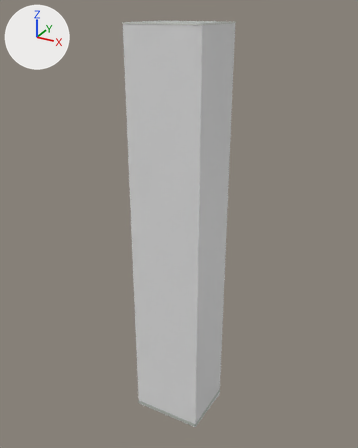
Renders of the glTF model public/models/buildings/osm-way-480849468.glb from each side of a commit.
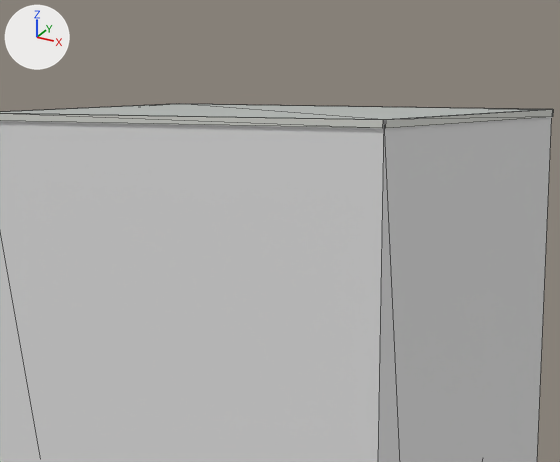
There are two pictures of each version: one whole from a camera (50 mm lens) standing at (20.3, -37.0, 39.1) and looking at (-0.4, 0.5, 20.4), one close up on the part from 35% to 66% of the width and 0% to 20% of the height. Every picture has the same lights, and +X, +Y and +Z are marked at upper left. The first two pictures are the older version. The close-ups show mesh edges as thin lines. Where no turn or scale is listed for an object, it has been applied to the vertices. Vertices at exactly the same position are counted once.

In view in the first close-up: 'reality 480849468 near reality aged pale plaster', 'reality 480849468 near reality flat weathered roof', 'reality 480849468 near reality pale aluminum sill'.
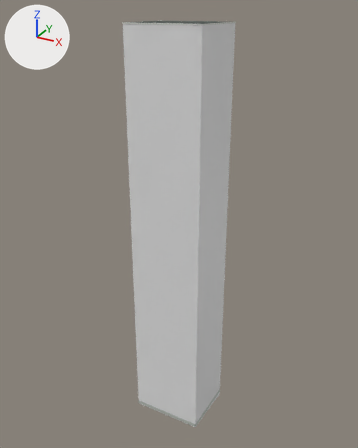
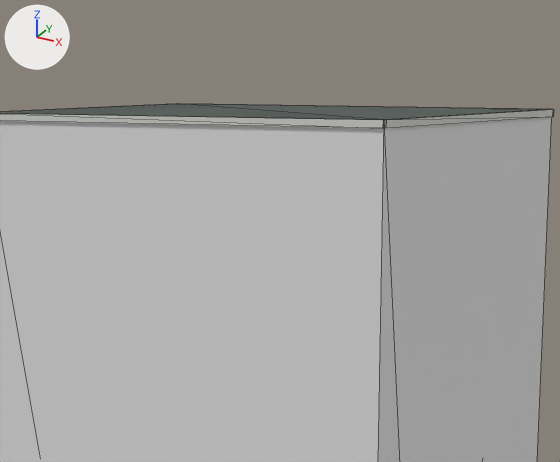
Pixel boxes [x1, y1, x2, y2] of what changed, in the close-ups (560 x 462 px):
'reality 480849468 near reality flat weathered roof', surface changed (darker)
    both: [0, 104, 551, 120]
part 1 of me_reality_480849468_near_reality_pale_aluminum_sill, added
    after: [4, 104, 553, 120]

The change, as a list of edits to the scene's bpy script:
```text
Add img_roof_color:
    img_roof_color = load_image('roof-color', 'textures/1de3d7bb6546b7423004abcc0fb627c4d0c6ad03316b21d76a93f9bf4f470ca6.png', 256, 256, 'sRGB')
Change mat_reality_flat_weathered_roof:
    remove mat_reality_flat_weathered_roof.base_color = (0.451, 0.475, 0.455)  # grey #b3b7b4
    add mat_reality_flat_weathered_roof.texture = img_roof_color
Change me_reality_480849468_near_reality_pale_aluminum_sill:
    used by ob_reality_480849468_near_reality_pale_aluminum_sill; location = (0.0, 0.0, 0.0)
    verts and faces of me_reality_480849468_near_reality_pale_aluminum_sill; kept vertices keep their numbers, new ones are numbered from 16
    before: 2 (3.47, 2.94, 38.0) at pixel (552, 109), 3 (-3.42, 2.99, 38.0) at pixel (179, 103), 6 (3.45, -2.96, 38.0) at pixel (386, 119), 7 (3.5, 2.91, 38.0) at pixel (553, 109), 10 (-3.47, -2.93, 38.0)
    before: 11 (3.42, -2.99, 38.0) at pixel (383, 119), 14 (-3.45, 2.96, 38.0) at pixel (176, 103), 15 (-3.5, -2.9, 38.0)
    remove me_reality_480849468_near_reality_pale_aluminum_sill.from_pydata(...)  # 16 vertices, 8 faces; spans x -3.5..3.5, y -2.99..2.99, z 37.89..38.0
    add me_reality_480849468_near_reality_pale_aluminum_sill.from_pydata(...)  # 20 vertices, 16 faces; spans x -3.5..3.5, y -2.99..2.99, z 37.89..38.0
    me_reality_480849468_near_reality_pale_aluminum_sill part 1
    add verts[16] = (-3.42, 2.96, 38.0)  # pixel (178, 103)
    add verts[17] = (3.47, 2.91, 38.0)  # pixel (551, 109)
    add verts[18] = (3.42, -2.96, 38.0)  # pixel (384, 119)
    add verts[19] = (-3.47, -2.9, 38.0)
    add faces += [(2, 16, 17), (2, 3, 16), (6, 17, 18), (6, 7, 17), (10, 18, 19), (10, 11, 18)]
    add faces += [(14, 19, 16), (14, 15, 19)]
```
